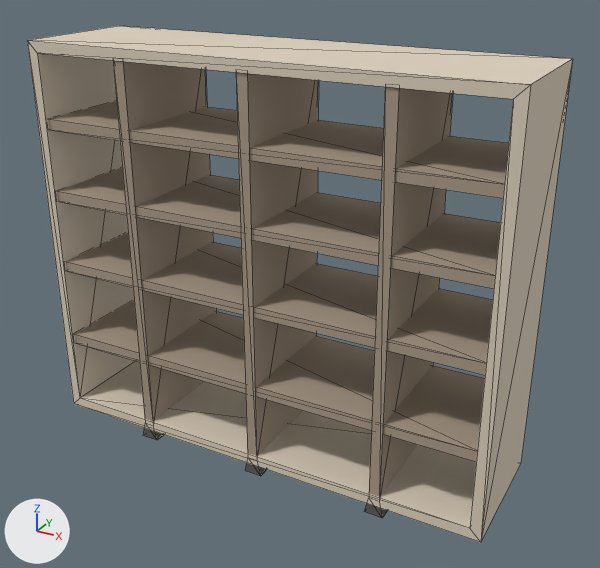
Renders of the FBX model Assets/Meshes/Ready/shelf.fbx from each side of a commit.
Rendered twice from a camera (50 mm lens) standing at (1.98, -3.07, 2.7) and looking at (0.1, 0.36, 0.99). Lighting does not change. The marker at lower left points along +X, +Y and +Z. Mesh edges are drawn as thin lines. Where no turn or scale is listed for an object, it has been applied to the vertices.

In view in the first picture: 'shelf'.
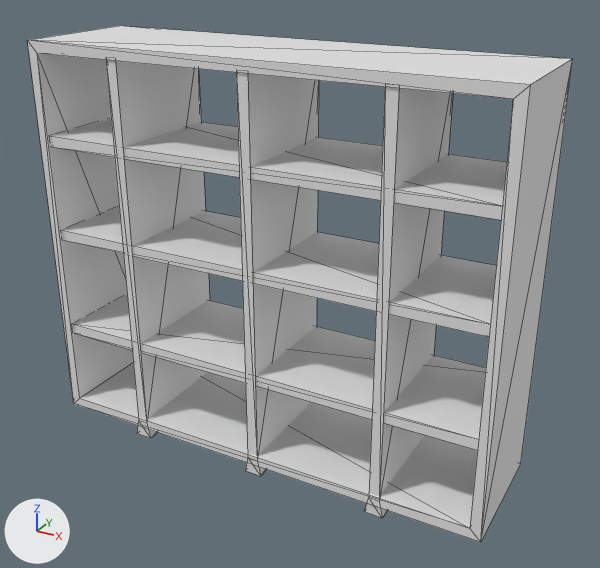
What differs and where, as boxes [x1, y1, x2, y2] in the pictures (600 x 568 px):
part 1 of me_cube_025, added
    after: [106, 60, 210, 438]
part 2 of me_cube_025, rebuilt
    before: [48, 101, 509, 198]
    after: [50, 119, 507, 220]
part 3 of me_cube_025, rebuilt
    before: [74, 300, 485, 462]
    after: [73, 294, 486, 450]
part 4 of me_cube_025, deleted
    before: [113, 60, 216, 440]
part 5 of me_cube_025, deleted
    before: [57, 167, 501, 288]
part 6 of me_cube_025, deleted
    before: [66, 233, 493, 375]
part 7 of me_cube_025, built on
    both: [27, 40, 530, 528]
part 8 of me_cube_025, recoloured
    both: [236, 72, 453, 497]
part 9 of me_cube_025, recoloured
    both: [245, 463, 387, 518]
part 10 of me_cube_025, recoloured
    both: [30, 26, 573, 542]

Patch to the scene script:
```diff
--- a/Assets/Meshes/Ready/shelf.fbx.py
+++ b/Assets/Meshes/Ready/shelf.fbx.py
@@ me_cube_025 @@
 # used by ob_shelf; location = (0.0, 0.0, 0.0)
-me_cube_025.from_pydata(...)  # 84 vertices, 112 faces; spans x -1.24..1.24, y 0.0..0.7, z 0.0..2.15
+me_cube_025.from_pydata(...)  # 76 vertices, 104 faces; spans x -1.24..1.24, y 0.0..0.7, z 0.0..2.15
+# me_cube_025 part 1: the loose piece of 12 vertices spanning x -0.05..0.05, y 0.01..0.67, z 0.0..2.1 is copied, and the copy is moved by (-0.73, 0.0, 0.0); it spans x -0.78..-0.68, y 0.01..0.67, z 0.0..2.1
+# me_cube_025 part 2: the loose piece of 8 vertices spanning x -1.2..1.2, y 0.02..0.66, z 1.71..1.76 is rebuilt with 8 vertices and now spans x -1.2..1.2, y 0.02..0.66, z 1.62..1.68
+# me_cube_025 part 3: the loose piece of 8 vertices spanning x -1.2..1.2, y 0.02..0.66, z 0.48..0.53 is rebuilt with 8 vertices and now spans x -1.2..1.2, y 0.02..0.66, z 0.54..0.6
+# me_cube_025 part 4: the loose piece of 12 vertices spanning x -0.73..-0.63, y 0.01..0.67, z 0.0..2.1 is deleted
+# me_cube_025 part 5: the loose piece of 8 vertices spanning x -1.2..1.2, y 0.02..0.66, z 1.32..1.38 is deleted
+# me_cube_025 part 6: the loose piece of 8 vertices spanning x -1.2..1.2, y 0.02..0.66, z 0.92..0.98 is deleted
+# me_cube_025 part 7
+# 12 faces are deleted
+# 8 vertices are added at x -1.2..1.2, y 0.02..0.66, z 1.1..1.16
+# 20 new faces join them
+# me_cube_025 part 8: 16 faces spanning x -0.03..0.73, y 0.01..0.67, z 0.09..2.1 switch from mat_material_001 (beige #aa9a88) to no material
+# me_cube_025 part 9: 16 faces spanning x -0.05..0.75, y 0.01..0.67, z 0.0..0.09 switch from mat_material_004 (dark grey #5c5c5c) to no material
+# me_cube_025 part 10: 20 faces spanning x -1.24..1.24, y 0.0..0.7, z 0.06..2.15 switch from mat_material_002 (light grey #ddd0bc) to no material
```
